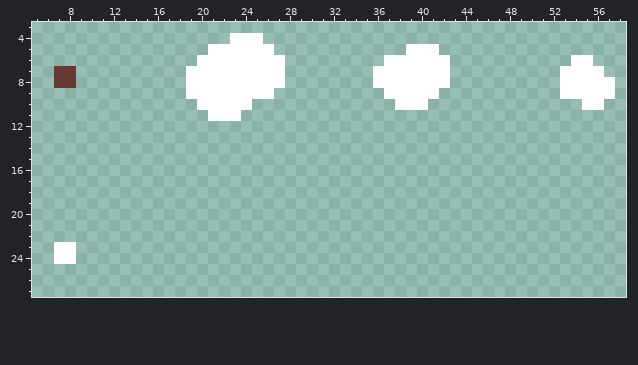
Pixel-art sprite: assets/sprites/particles.png. The first picture shows the starting point.
The file is 64x64 pixels. Shown: x 5..58, y 3..27.
After the commit:
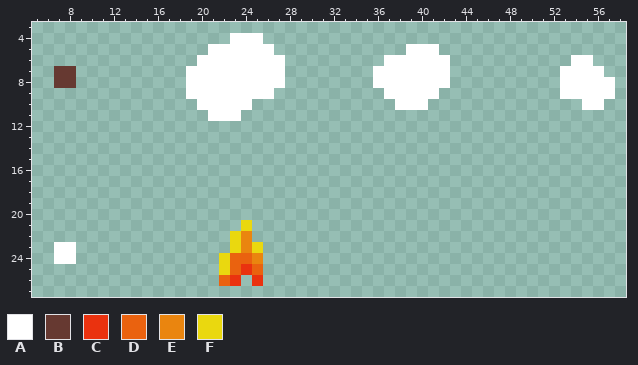
Palette (. is transparent): A #ffffff  B #663931  C #ea320f  D #ea620f  E #ea850f  F #ead80f
Log entry: fire, particle emitter
Difference:
y 21: x 24 . -> F
y 22: x 23..24 .. -> FE
y 23: x 23..25 ... -> FEF
y 24: x 22..25 .... -> FDDE
y 25: x 22..25 .... -> FDCD
y 26: x 22..23 .. -> DC; x 25 . -> C
